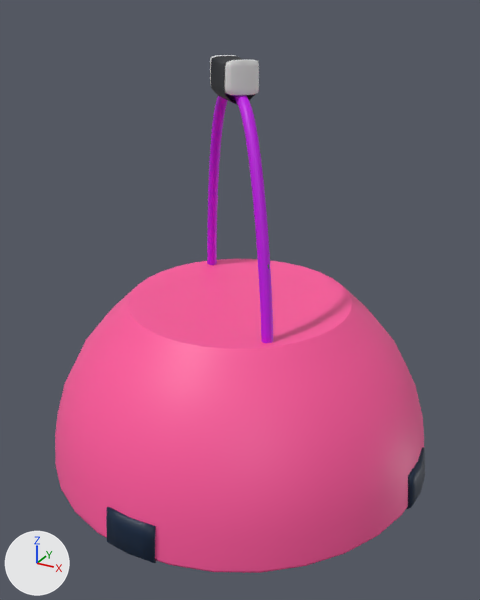
Before and after pictures for a commit that changed the COLLADA model src/surface/rov_gazebo/models/props/brain_coral/meshes/Brain_Coral.dae.
The view is the same before and after, from a 50 mm camera at (0.879, -1.597, 1.282) aimed at (0.024, -0.042, 0.504). Arrows for +X, +Y and +Z are at lower left; the lights stay in place. Where no turn or scale is listed for an object, it has been applied to the vertices.

The first picture shows 'Bowl', 'Float', 'Rope', 'Tape', 'Velcro_Patch', 'Velcro_Patch.001'.
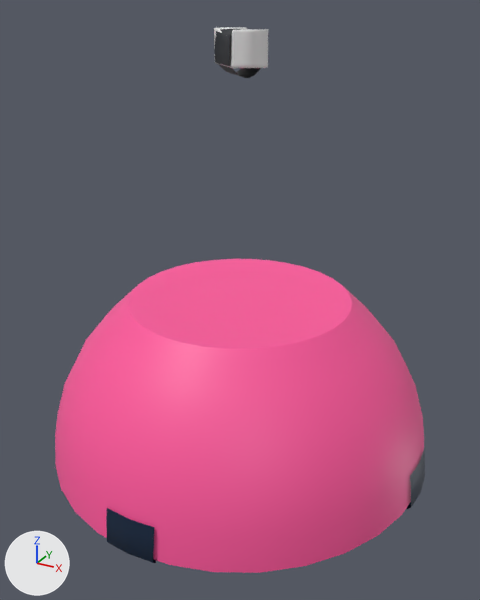
The newer file is also rescaled (x0.1), turned or shifted as a whole; pictures and numbers use the older file's frame.

Edits to the scene script, one JSON object a line:
```json
{"block": "me_cylinder_014", "where": "# used by ob_velcro_patch_003; location = (-0.585, 0.0, -0.007)"}
{"op": "remove", "block": "me_cylinder_014", "code": "me_cylinder_014.from_pydata(...)  # 70 vertices, 136 faces; spans x -0.0093..0.0403, y -0.0746..0.0746, z -0.0011..0.1137"}
{"op": "add", "block": "me_cylinder_014", "code": "me_cylinder_014.from_pydata(...)  # 35 vertices, 48 faces; spans x 1.1296..1.1792, y -0.0746..0.0746, z -0.0012..0.1136"}
{"block": "me_cylinder_014", "change": "me_cylinder_014 part 3: 35 vertices added at x 1.1296..1.1792, y -0.0746..0.0746, z -0.0012..0.1136"}
{"block": "me_cylinder_015", "where": "# used by ob_velcro_patch_002; location = (0.0, 0.585, -0.007)"}
{"op": "remove", "block": "me_cylinder_015", "code": "me_cylinder_015.from_pydata(...)  # 70 vertices, 136 faces; spans x -0.0746..0.0746, y -0.0403..0.0093, z -0.0011..0.1137"}
{"op": "add", "block": "me_cylinder_015", "code": "me_cylinder_015.from_pydata(...)  # 35 vertices, 48 faces; spans x -0.0746..0.0746, y -1.1792..-1.1296, z -0.0012..0.1136"}
{"block": "me_cylinder_015", "change": "me_cylinder_015 part 4: 35 vertices added at x -0.0746..0.0746, y -1.1792..-1.1296, z -0.0012..0.1136"}
{"block": "me_cylinder_017", "where": "# used by ob_velcro_patch; location = (0.585, 0.0, -0.007)"}
{"op": "remove", "block": "me_cylinder_017", "code": "me_cylinder_017.from_pydata(...)  # 70 vertices, 136 faces; spans x -0.0403..0.0093, y -0.0746..0.0746, z -0.0011..0.1137"}
{"op": "add", "block": "me_cylinder_017", "code": "me_cylinder_017.from_pydata(...)  # 35 vertices, 48 faces; spans x -1.1792..-1.1296, y -0.0746..0.0746, z -0.0012..0.1136"}
{"block": "me_cylinder_017", "change": "me_cylinder_017 part 5: 70 vertices removed from x -0.0403..0.0093, y -0.0746..0.0746, z -0.0011..0.1137"}
{"block": "me_cube_011", "where": "# used by ob_float; location = (-0.018, 0.006, 1.122)"}
{"op": "remove", "block": "me_cube_011", "code": "me_cube_011.from_pydata(...)  # 186 vertices, 368 faces; spans x -0.097..0.087, y -0.09..0.094, z -0.043..0.043"}
{"op": "add", "block": "me_cube_011", "code": "me_cube_011.from_pydata(...)  # 48 vertices, 92 faces; spans x -0.074..0.12, y -0.111..0.083, z 0.025..0.113"}
{"block": "me_cube_011", "change": "me_cube_011 part 2: 186 vertices removed from x -0.097..0.087, y -0.09..0.094, z -0.043..0.043; 48 vertices added at x -0.074..0.12, y -0.111..0.083, z 0.025..0.113"}
{"block": "me_plane_002", "where": "me_plane_002.from_pydata(...)  # 140 vertices, 240 faces; spans x -0.083..0.081, y -0.083..0.08, z -0.017..0.094"}
{"block": "me_plane_002", "where": "# used by ob_tape; location = (-0.022, 0.01, 1.07)"}
{"block": "me_plane_002", "change": "me_plane_002 part 1: the whole mesh is turned -180 degrees about the z axis through its middle, then moved by (0.024, -0.017, 0.069)"}
{"op": "remove", "block": "ob_rope", "code": ["ob_rope = bpy.data.objects.new('Rope', me_cylinder_013)", "ob_rope.location = (-0.023, 0.086, 0.976)"]}
```

Changed parts and their boxes [x1, y1, x2, y2] in the pictures (480 x 600 px):
```json
{"object": "Rope", "change": "deleted", "before": [207, 93, 273, 343], "on screen": "purple", "faces in mat_rope_purp_002 (purple #c300e7)": [207, 93, 273, 343]}
{"object": "Float", "change": "reshaped", "before": [210, 55, 259, 95], "after": [214, 27, 268, 69], "on screen": "10% wider"}
{"object": "Tape", "change": "mesh turned", "before": [211, 56, 255, 104], "after": [214, 29, 261, 78]}
{"part": 3, "of": "me_cylinder_014", "change": "added", "after": [406, 450, 425, 509]}
{"part": 4, "of": "me_cylinder_015", "change": "added", "after": [106, 508, 156, 563], "on screen": "blue"}
{"part": 5, "of": "me_cylinder_017", "change": "deleted", "before": [406, 447, 425, 509]}
{"object": "Velcro_Patch.001", "change": "unchanged, covered by the edit", "before": [106, 507, 156, 563]}
```
